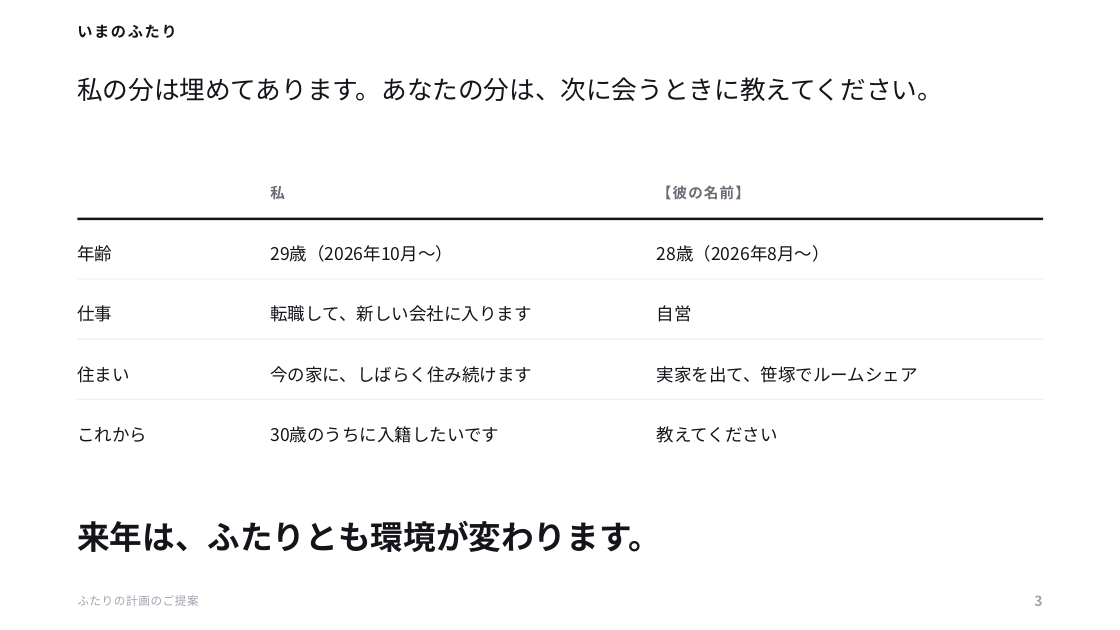
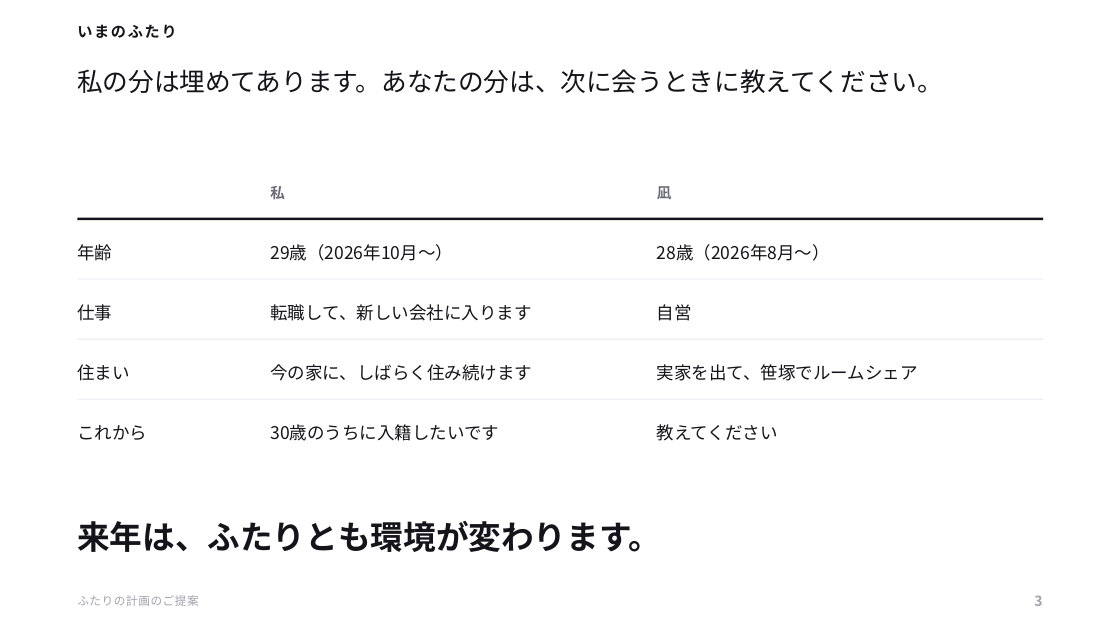
Before and after one commit to ayaka1933-glitch/portfolio, a slide deck: slide 3 of proposal/ふたりの計画のご提案.pptx. Drawn at 1120x630 pixels with LibreOffice and Linux fonts; fonts in the diff are those of the drawing. Boxes give left, top, right and bottom in pixels: in the first picture for what was removed or moved away, otherwise in the second. Text is boxed around its words. In the diff, an @@ line names an element or a change of style, - is before the commit and + after.

```diff
--- a/proposal/ふたりの計画のご提案.pptx
+++ b/proposal/ふたりの計画のご提案.pptx
@@ text "私の分は埋めてあります。あなたの分は、次に会うときに教えてください。" at box(77, 69, 943, 93): line spacing 1.65 to 1.4 @@
@@ text at box(657, 186, 672, 199): text changed @@
-【彼の名前】
+凪
@@ line spacing 1.45 to 1.3 in 6 elements at box(77, 364, 129, 381), box(270, 364, 532, 381), box(657, 364, 918, 381), box(77, 425, 147, 440), box(270, 424, 499, 441), box(657, 424, 778, 441) @@
```
Also in this commit, not shown: 9 other slides changed, 4 other files.
